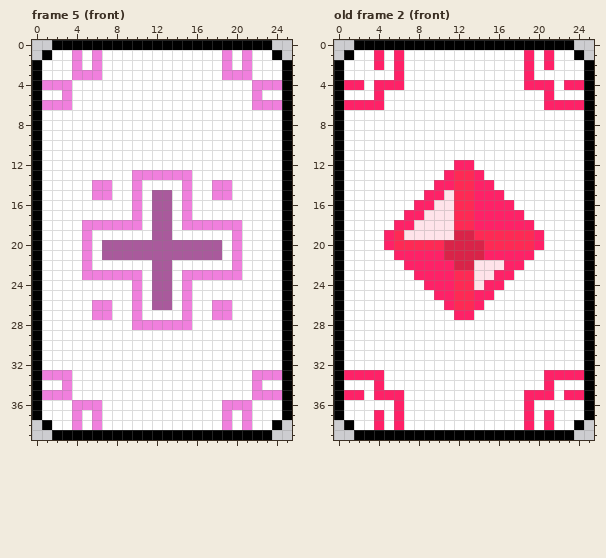
Two versions of one pixel-art file, resource_original/art/step_flipflip/step_flipflip_card.aseprite. Above: the version before the commit.
26x40 pixels, 5 frames. Shown: frame 5 (front), old frame 2 (front). The commit also changed other frames, which this record leaves out.
New version:
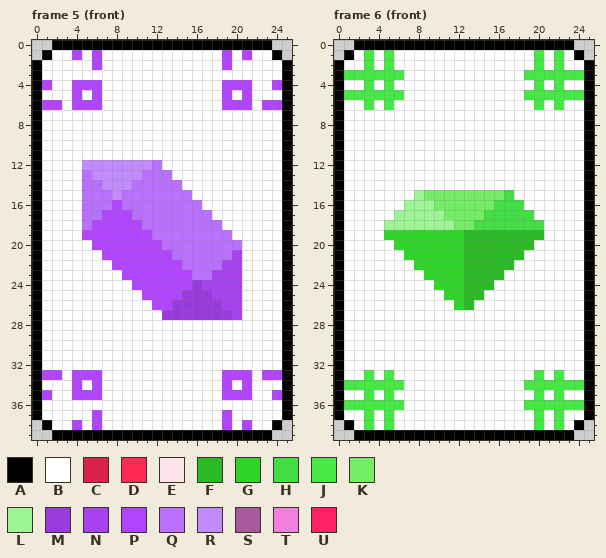
Palette (. is transparent): A #000000  B #ffffff  C #d92348  D #ff2954  E #ffe3ea  F #2aba25  G #30d52a  H #43de43  J #46e846  K #73ed66  L #9ef596  M #993bdc  N #a741f0  P #b145ff  Q #ba70ff  R #c28cff  S #a95a9c  T #f07fdd  U #ff2167
A new or re-ordered frame is compared with the old frame closest to it.
From old to new:
frames 5 -> 6
--- frame 5 (front), layer "body"
@@ x 0..25 @@
  0 ..AAAAAAAAAAAAAAAAAAAAAA..
- 1 .ABBTBTBBBBBBBBBBBBTBTBBA.
- 2 ABBBTBTBBBBBBBBBBBBTBTBBBA
- 3 ABBBTTTBBBBBBBBBBBBTTTBBBA
- 4 ATTTBBBBBBBBBBBBBBBBBBTTTA
- 5 ABBTBBBBBBBBBBBBBBBBBBTBBA
- 6 ATTTBBBBBBBBBBBBBBBBBBTTTA
+ 1 .ABBPBPBBBBBBBBBBBBPBPBBA.
+ 2 ABBBBBPBBBBBBBBBBBBPBBBBBA
+ 3 ABBBBBBBBBBBBBBBBBBBBBBBBA
+ 4 APBBPPPBBBBBBBBBBBBPPPBBPA
+ 5 ABBBPBPBBBBBBBBBBBBPBPBBBA
+ 6 APPBPPPBBBBBBBBBBBBPPPBPPA
  7 ABBBBBBBBBBBBBBBBBBBBBBBBA
@@ x 0..25 @@
 11 ABBBBBBBBBBBBBBBBBBBBBBBBA
-12 ABBBBBBBBBBBBBBBBBBBBBBBBA
-13 ABBBBBBBBBTTTTTTBBBBBBBBBA
-14 ABBBBBTTBBTBBBBTBBTTBBBBBA
-15 ABBBBBTTBBTBSSBTBBTTBBBBBA
-16 ABBBBBBBBBTBSSBTBBBBBBBBBA
-17 ABBBBBBBBBTBSSBTBBBBBBBBBA
-18 ABBBBTTTTTTBSSBTTTTTTBBBBA
-19 ABBBBTBBBBBBSSBBBBBBTBBBBA
-20 ABBBBTBSSSSSSSSSSSSBTBBBBA
-21 ABBBBTBSSSSSSSSSSSSBTBBBBA
-22 ABBBBTBBBBBBSSBBBBBBTBBBBA
-23 ABBBBTTTTTTBSSBTTTTTTBBBBA
-24 ABBBBBBBBBTBSSBTBBBBBBBBBA
-25 ABBBBBBBBBTBSSBTBBBBBBBBBA
-26 ABBBBBTTBBTBSSBTBBTTBBBBBA
-27 ABBBBBTTBBTBBBBTBBTTBBBBBA
-28 ABBBBBBBBBTTTTTTBBBBBBBBBA
+12 ABBBBRRRRRRRQBBBBBBBBBBBBA
+13 ABBBBQRRRRRQQQBBBBBBBBBBBA
+14 ABBBBQQRRRQQQQQBBBBBBBBBBA
+15 ABBBBQQQRQQQQQQQBBBBBBBBBA
+16 ABBBBQQQPQQQQQQQQBBBBBBBBA
+17 ABBBBQQPPPQQQQQQQQBBBBBBBA
+18 ABBBBQPPPPPQQQQQQQQBBBBBBA
+19 ABBBBPPPPPPPQQQQQQQQBBBBBA
+20 ABBBBBPPPPPPPQQQQQQQQBBBBA
+21 ABBBBBBPPPPPPPQQQQQQNBBBBA
+22 ABBBBBBBPPPPPPPQQQQNNBBBBA
+23 ABBBBBBBBPPPPPPPQQNNNBBBBA
+24 ABBBBBBBBBPPPPPPMNNNNBBBBA
+25 ABBBBBBBBBBPPPPMMMNNNBBBBA
+26 ABBBBBBBBBBBPPMMMMMNNBBBBA
+27 ABBBBBBBBBBBBMMMMMMMNBBBBA
+28 ABBBBBBBBBBBBBBBBBBBBBBBBA
 29 ABBBBBBBBBBBBBBBBBBBBBBBBA
@@ x 0..25 @@
 32 ABBBBBBBBBBBBBBBBBBBBBBBBA
-33 ATTTBBBBBBBBBBBBBBBBBBTTTA
-34 ABBTBBBBBBBBBBBBBBBBBBTBBA
-35 ATTTBBBBBBBBBBBBBBBBBBTTTA
-36 ABBBTTTBBBBBBBBBBBBTTTBBBA
-37 ABBBTBTBBBBBBBBBBBBTBTBBBA
-38 .ABBTBTBBBBBBBBBBBBTBTBBA.
+33 APPBPPPBBBBBBBBBBBBPPPBPPA
+34 ABBBPBPBBBBBBBBBBBBPBPBBBA
+35 APBBPPPBBBBBBBBBBBBPPPBBPA
+36 ABBBBBBBBBBBBBBBBBBBBBBBBA
+37 ABBBBBPBBBBBBBBBBBBPBBBBBA
+38 .ABBPBPBBBBBBBBBBBBPBPBBA.
 39 ..AAAAAAAAAAAAAAAAAAAAAA..
--- frame 6 (front) is new; against old frame 2 (front), layer "body"
@@ x 0..25 @@
  0 ..AAAAAAAAAAAAAAAAAAAAAA..
- 1 .ABBUBUBBBBBBBBBBBBUBUBBA.
- 2 ABBBUBUBBBBBBBBBBBBUBUBBBA
- 3 ABBBBBUBBBBBBBBBBBBUBBBBBA
- 4 AUUBUUUBBBBBBBBBBBBUUUBUUA
- 5 ABBBUBBBBBBBBBBBBBBBBUBBBA
- 6 AUUUUBBBBBBBBBBBBBBBBUUUUA
+ 1 .ABJBJBBBBBBBBBBBBBBJBJBA.
+ 2 ABBJBJBBBBBBBBBBBBBBJBJBBA
+ 3 AJJJJJJBBBBBBBBBBBBJJJJJJA
+ 4 ABBJBJBBBBBBBBBBBBBBJBJBBA
+ 5 AJJJJJJBBBBBBBBBBBBJJJJJJA
+ 6 ABBJBJBBBBBBBBBBBBBBJBJBBA
  7 ABBBBBBBBBBBBBBBBBBBBBBBBA
@@ x 0..25 @@
 11 ABBBBBBBBBBBBBBBBBBBBBBBBA
-12 ABBBBBBBBBBBUUBBBBBBBBBBBA
-13 ABBBBBBBBBBUDDUBBBBBBBBBBA
-14 ABBBBBBBBBUUDDUUBBBBBBBBBA
-15 ABBBBBBBBUUEDDUUUBBBBBBBBA
-16 ABBBBBBBUUEEDDUUUUBBBBBBBA
-17 ABBBBBBUUEEEDDUUUUUBBBBBBA
-18 ABBBBBUUEEEEDDUUUUUUBBBBBA
-19 ABBBBUDEEEEECCDDDDDDUBBBBA
-20 ABBBBUDDDDDCCCCDDDDDUBBBBA
-21 ABBBBBUUUUUCCCCUUUUUBBBBBA
-22 ABBBBBBUUUUUCCEEEUUBBBBBBA
-23 ABBBBBBBUUUUDDEEUUBBBBBBBA
-24 ABBBBBBBBUUUDDEUUBBBBBBBBA
-25 ABBBBBBBBBUUDDUUBBBBBBBBBA
-26 ABBBBBBBBBBUDDUBBBBBBBBBBA
-27 ABBBBBBBBBBBUUBBBBBBBBBBBA
+12 ABBBBBBBBBBBBBBBBBBBBBBBBA
+13 ABBBBBBBBBBBBBBBBBBBBBBBBA
+14 ABBBBBBBBBBBBBBBBBBBBBBBBA
+15 ABBBBBBBLKKKKKKKKHBBBBBBBA
+16 ABBBBBBLLLKKKKKKHHHBBBBBBA
+17 ABBBBBLLLLLKKKKHHHHHBBBBBA
+18 ABBBBLLLLLLLKKHHHHHHHBBBBA
+19 ABBBBGGGGGGGGFFFFFFFFBBBBA
+20 ABBBBBGGGGGGGFFFFFFFBBBBBA
+21 ABBBBBBGGGGGGFFFFFFBBBBBBA
+22 ABBBBBBBGGGGGFFFFFBBBBBBBA
+23 ABBBBBBBBGGGGFFFFBBBBBBBBA
+24 ABBBBBBBBBGGGFFFBBBBBBBBBA
+25 ABBBBBBBBBBGGFFBBBBBBBBBBA
+26 ABBBBBBBBBBBGFBBBBBBBBBBBA
+27 ABBBBBBBBBBBBBBBBBBBBBBBBA
 28 ABBBBBBBBBBBBBBBBBBBBBBBBA
@@ x 0..25 @@
 32 ABBBBBBBBBBBBBBBBBBBBBBBBA
-33 AUUUUBBBBBBBBBBBBBBBBUUUUA
-34 ABBBUBBBBBBBBBBBBBBBBUBBBA
-35 AUUBUUUBBBBBBBBBBBBUUUBUUA
-36 ABBBBBUBBBBBBBBBBBBUBBBBBA
-37 ABBBUBUBBBBBBBBBBBBUBUBBBA
-38 .ABBUBUBBBBBBBBBBBBUBUBBA.
+33 ABBJBJBBBBBBBBBBBBBBJBJBBA
+34 AJJJJJJBBBBBBBBBBBBJJJJJJA
+35 ABBJBJBBBBBBBBBBBBBBJBJBBA
+36 AJJJJJJBBBBBBBBBBBBJJJJJJA
+37 ABBJBJBBBBBBBBBBBBBBJBJBBA
+38 .ABJBJBBBBBBBBBBBBBBJBJBA.
 39 ..AAAAAAAAAAAAAAAAAAAAAA..
